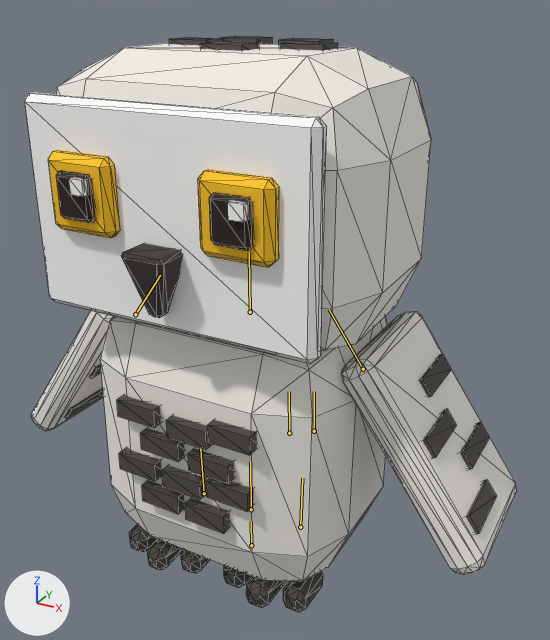
The glTF model games/zoo/public/models/owl_female.glb as it was, and as the next commit left it.
The view is the same before and after, from a camera (50 mm lens) standing at (0.424, -0.705, 0.693) and looking at (0.018, 0.033, 0.324). The axes (+X, +Y, +Z) are drawn at lower left. The lights are the same throughout. The picture after the commit comes second. Both versions are drawn at frame 36 of the action 'Play'; the numbers are the values there. The bones that bend it are drawn over the model as lines. Mesh edges are drawn as thin lines.

The first picture shows 'owl_female'.
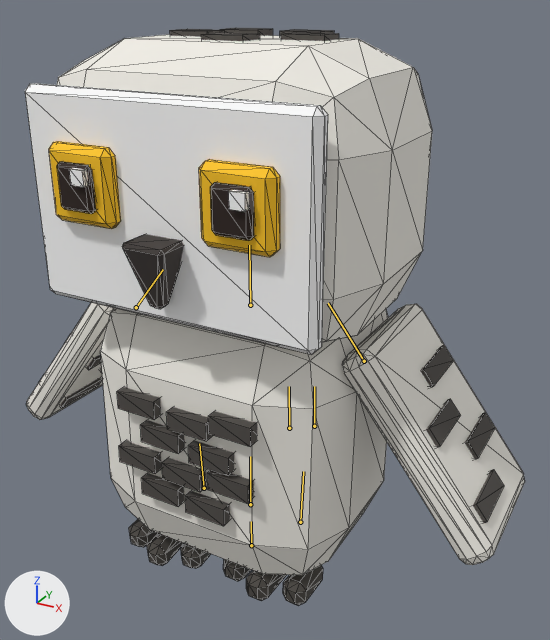
What differs and where, as boxes (x1, y1, x2, y2) in the pictures (550 x 640 px):
'owl_female', posed: before (25, 36, 517, 612); after (25, 28, 525, 606)
bone 'body', root to tip: before (251, 509) to (250, 462); after (250, 504) to (250, 456)
bone 'leg_FL', root to tip: before (363, 369) to (329, 309); after (364, 361) to (328, 303)
bone 'leg_FR', root to tip: before (135, 314) to (160, 275); after (136, 307) to (163, 269)
bone 'leg_HR', root to tip: before (204, 493) to (200, 448); after (204, 488) to (199, 443)
bone 'tail1', root to tip: before (289, 433) to (289, 391); after (289, 428) to (289, 386)
bone 'tail2', root to tip: before (314, 431) to (314, 391); after (314, 426) to (314, 386)

The edits, one by one:
Bone 'body' (bone_body) moves from (0.0, 0.0192, 0.0) to (0.0, 0.0277, 0.0).
Bone 'leg_FL' (bone_leg_fl) turns from (0, 0, 35) to (0, 0, 38) degrees about its own x, y and z.
Bone 'leg_FR' (bone_leg_fr) turns from (0, 0, -35) to (0, 0, -38) degrees about its own x, y and z.
Bone 'leg_HR' (bone_leg_hr) turns from (4, 0, 0) to (5, 0, 0) degrees about its own x, y and z.
Bone 'tail1' (bone_tail1) turns from (2, -9, 0) to (3, -9, 0) degrees about its own x, y and z.
Bone 'tail2' (bone_tail2) turns from (0, -15, 0) to (0, -11, 0) degrees about its own x, y and z.
